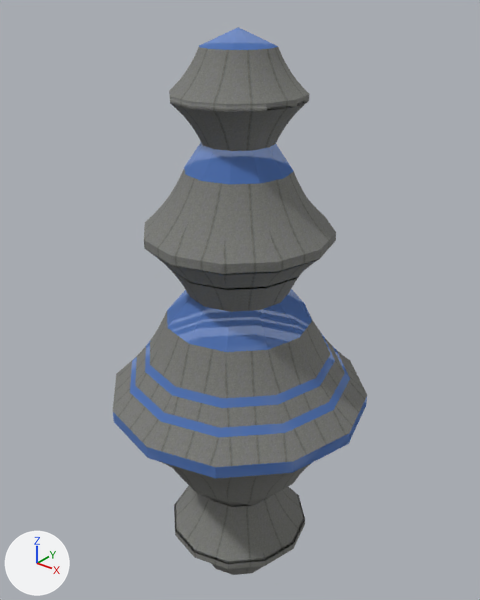
The COLLADA model Assets/Meshes/building-1/building-1d.dae: old version first, new version second.
Camera for both pictures: a 50 mm lens placed at (7.0, -8.71, 7.26), pointed at (-0.16, 0.25, 1.71). The lights are fixed; the arrows at lower left show +X, +Y and +Z. Where no turn or scale is listed for an object, it has been applied to the vertices.

Objects in the first picture: 'group_0', 'group_1', 'group_2', 'group_3', 'group_4', 'group_5', 'group_6'.
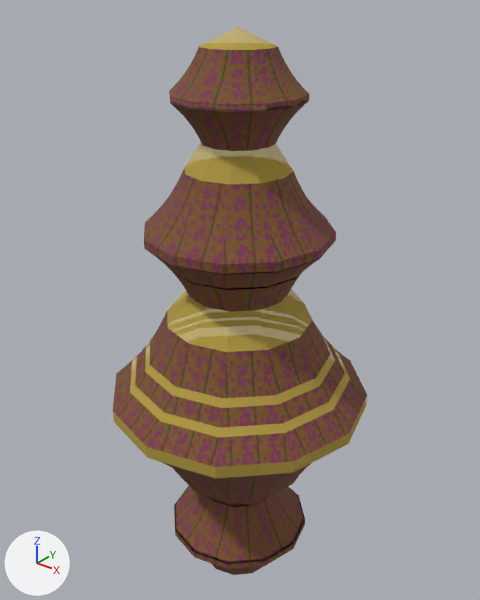
Commit message: Working on the buildings

The change, as a list of edits to the scene's bpy script:
```text
Add img_buildingmetal_jpg:
    img_buildingmetal_jpg = load_image('BuildingMetal.jpg', 'building-1d/BuildingMetal.jpg', 128, 128, 'sRGB')
Add mat_buildingmetal:
    mat_buildingmetal = principled_material('BuildingMetal')
    mat_buildingmetal.texture = img_buildingmetal_jpg
    mat_buildingmetal.roughness = 0.9
Add mat_buildingglass:
    mat_buildingglass = principled_material('BuildingGlass')
    mat_buildingglass.base_color = (0.847, 0.631, 0.105)  # yellow #edd05b
    mat_buildingglass.roughness = 0.9
    mat_buildingglass.alpha = 0.502
Change me_group_0:
    where me_group_0.from_pydata(...)  # 24 vertices, 24 faces; spans x 0.0..2.76, y 0.0..2.76, z 0.0..0.55
    remove me_group_0.materials.append(mat_translucent_glass_blue)  # blue #6495ed
    add me_group_0.materials.append(mat_buildingglass)  # yellow #edd05b
Change me_group_1:
    where me_group_1.from_pydata(...)  # 24 vertices, 24 faces; spans x 0.0..1.88, y 0.0..1.88, z 0.0..0.46
    remove me_group_1.materials.append(mat_translucent_glass_blue)  # blue #6495ed
    add me_group_1.materials.append(mat_buildingglass)  # yellow #edd05b
Change me_group_2:
    where me_group_2.from_pydata(...)  # 13 vertices, 12 faces; spans x 0.0..1.259, y 0.0..1.259, z 0.0..0.276
    remove me_group_2.materials.append(mat_translucent_glass_blue)  # blue #6495ed
    add me_group_2.materials.append(mat_buildingglass)  # yellow #edd05b
Change me_group_3:
    where me_group_3.from_pydata(...)  # 24 vertices, 24 faces; spans x 0.0..5.03, y 0.0..5.03, z 0.0..0.24
    remove me_group_3.materials.append(mat_translucent_glass_blue)  # blue #6495ed
    add me_group_3.materials.append(mat_buildingglass)  # yellow #edd05b
Change me_group_4:
    where me_group_4.from_pydata(...)  # 24 vertices, 24 faces; spans x 0.0..4.33, y 0.0..4.33, z 0.0..0.12
    remove me_group_4.materials.append(mat_translucent_glass_blue)  # blue #6495ed
    add me_group_4.materials.append(mat_buildingglass)  # yellow #edd05b
Change me_group_5:
    where me_group_5.from_pydata(...)  # 24 vertices, 24 faces; spans x 0.0..3.71, y 0.0..3.71, z 0.0..0.13
    remove me_group_5.materials.append(mat_translucent_glass_blue)  # blue #6495ed
    add me_group_5.materials.append(mat_buildingglass)  # yellow #edd05b
Change me_group_6:
    where me_group_6.from_pydata(...)  # 1248 vertices, 2362 faces; spans x 0.0..5.03, y 0.0..5.03, z 0.0..10.65
    remove me_group_6.materials.append(mat_metal_seamed)  # picture img_metal_seamed_jpg
    add me_group_6.materials.append(mat_buildingmetal)  # picture img_buildingmetal_jpg
```

Changed parts and their boxes [x1, y1, x2, y2] in the pictures (480 x 600 px):
'group_6', recoloured: [113, 46, 367, 575] in both
'group_0', recoloured (blue to yellow): [167, 289, 312, 352] in both
'group_1', recoloured (blue to yellow): [185, 142, 293, 184] in both
'group_3', recoloured (blue to yellow): [113, 397, 367, 478] in both
'group_4', recoloured (blue to yellow): [130, 346, 350, 437] in both
'group_5', recoloured (blue to yellow): [145, 333, 335, 408] in both
'group_2', recoloured (blue to yellow): [199, 27, 278, 50] in both
